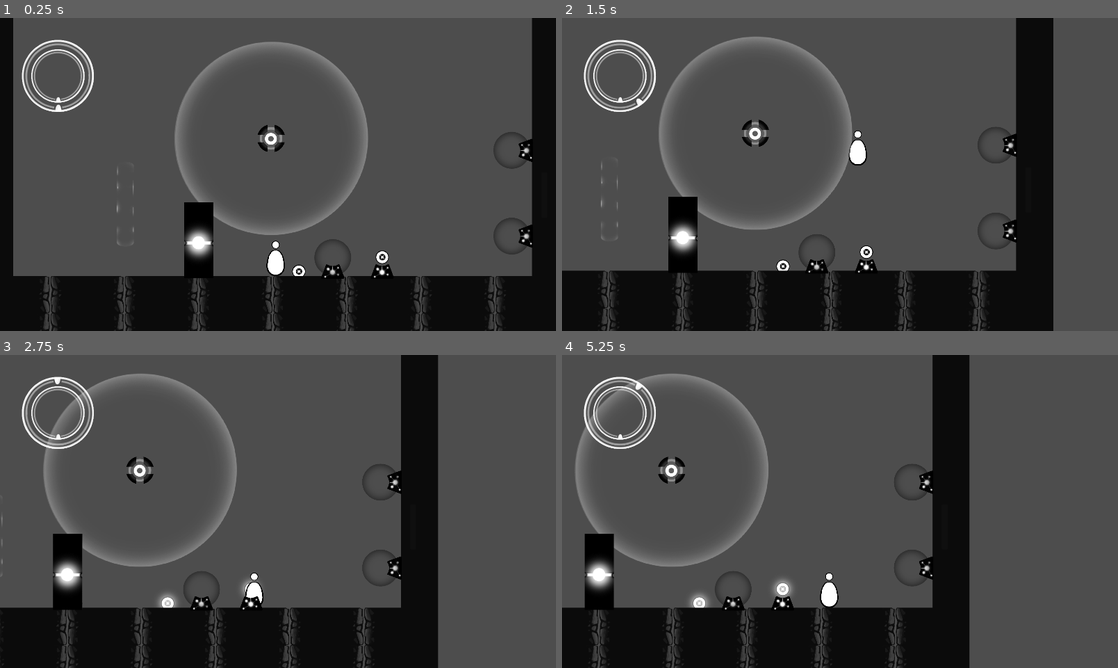
Above: before the commit, frames 1-4 (two rows, left to right).
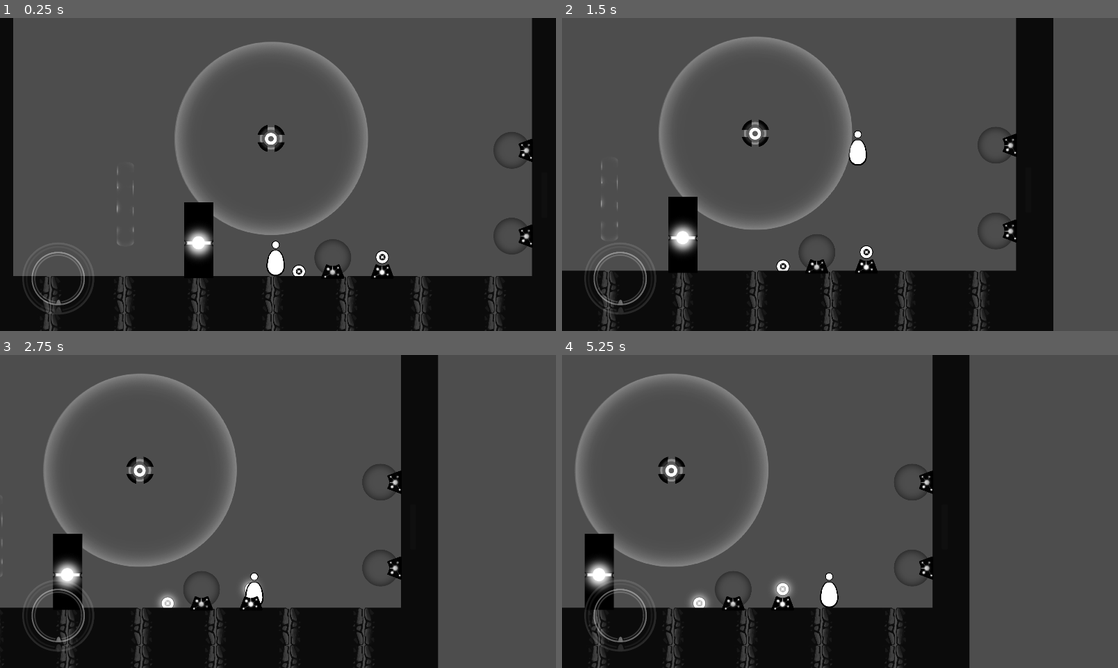
Above: after the commit, the same moments.

Repository: Lukko-Digital/upwell
Game: Godot game, scene res://src/levels/sandbox.tscn
Same seed, same stepped clock (60 frames per second), same inputs: the game is played once before the commit and once after it.
Inputs (mouse positions are in pixels of both pictures, inside the frame that each line leads up to):
- Up to frame 1 (0.25 s): no input
- Up to frame 2 (1.5 s): move the mouse to (962, 158) at 0.52 s; hold Shift (orbit) 0.53-1.28 s; hold D (right) from 0.53 s (still down); click (962, 158) at 0.67 s; tap Space (jump) at 0.77 s; move the mouse to (728, 190) at 1.27 s; tap E (interact) at 1.35 s
- Up to frame 3 (2.75 s): tap Space (jump) at 1.52 s; tap Shift (orbit) at 1.55 s; move the mouse to (333, 442) at 2.02 s; release D (right) at 2.03 s; hold A (left) from 2.03 s (still down); hold Shift (orbit) from 2.03 s (still down)
- Up to frame 4 (5.25 s): move the mouse to (812, 574) at 2.77 s; release A (left) at 2.78 s; release Shift (orbit) at 2.78 s; hold D (right) 2.78-4.28 s; click (812, 574) at 2.85 s; tap Space (jump) at 3.02, 3.77, 4.52 s; tap Shift (orbit) at 3.05, 4.55 s; move the mouse to (1006, 558) at 3.52 s; hold Shift (orbit) 3.53-4.28 s; move the mouse to (673, 464) at 4.27 s; hold A (left) 4.28-5.03 s; tap E (interact) at 4.35 s; move the mouse to (867, 511) at 5.02 s; hold D (right) from 5.03 s (still down); hold Shift (orbit) from 5.03 s (still down); click (867, 511) at 5.17 s

The runs differ from the first frame. In frame 1, 1.2% of the frame differs, in the area x 3-17%, y 6-95%; in frame 2, 1.2%; in frame 3, 1.3%; in frame 4, 1.3%.

Commit message:
change clicker ui animation and retrigger state

Diff:
--- a/src/player/clicker_ui.gd
+++ b/src/player/clicker_ui.gd
@@ -34,4 +34,5 @@
 
 func _player_clicker_count_changed():
 	update_clicker_inventory()
+	animation_player.stop()
 	animation_player.play("360")
--- a/src/player/clicker_ui.tscn
+++ b/src/player/clicker_ui.tscn
@@ -35,18 +35,16 @@
 
 [sub_resource type="Animation" id="Animation_hmq3k"]
 resource_name = "360"
-length = 0.5
-tracks/0/type = "value"
+tracks/0/type = "bezier"
 tracks/0/imported = false
 tracks/0/enabled = true
 tracks/0/path = NodePath("Reactor/PickupKnob:rotation")
 tracks/0/interp = 1
 tracks/0/loop_wrap = true
 tracks/0/keys = {
-"times": PackedFloat32Array(0, 0.5),
-"transitions": PackedFloat32Array(1, 1),
-"update": 0,
-"values": [0.0, -6.28319]
+"handle_modes": PackedInt32Array(0, 0, 0),
+"points": PackedFloat32Array(0, -0.25, 0, 0.045, 0, 0.4, -0.05, 0, 0.01, 0, 0, -0.785, 0, 0.25, 0),
+"times": PackedFloat32Array(0, 0.1, 1)
 }
 
 [sub_resource type="AnimationLibrary" id="AnimationLibrary_1ofva"]
@@ -54,26 +52,26 @@
 "360": SubResource("Animation_hmq3k")
 }
 
-[node name="ClickerUi" type="CanvasLayer" node_paths=PackedStringArray("clickers_sprite", "orbit_knob", "pickup_knob")]
+[node name="ClickerUi" type="CanvasLayer" node_paths=PackedStringArray("clickers_sprite")]
 script = ExtResource("1_bax8t")
 clickers_sprite = NodePath("Reactor/ClickerSprite")
-orbit_knob = NodePath("Reactor/OrbitKnob")
-pickup_knob = NodePath("Reactor/PickupKnob")
 
 [node name="Reactor" type="Control" parent="."]
 layout_mode = 3
 anchors_preset = 0
-offset_left = 200.0
-offset_top = 200.0
-offset_right = 200.0
-offset_bottom = 200.0
+offset_left = 201.0
+offset_top = 899.0
+offset_right = 201.0
+offset_bottom = 899.0
 scale = Vector2(0.3, 0.3)
 
 [node name="OrbitKnob" type="Sprite2D" parent="Reactor"]
+self_modulate = Color(1, 1, 1, 0.129412)
 scale = Vector2(1.35, 1.35)
 texture = ExtResource("2_bwvy2")
 
 [node name="PickupKnob" type="Sprite2D" parent="Reactor"]
+self_modulate = Color(1, 1, 1, 0.415686)
 texture = ExtResource("2_bwvy2")
 
 [node name="ClickerSprite" type="AnimatedSprite2D" parent="Reactor"]
